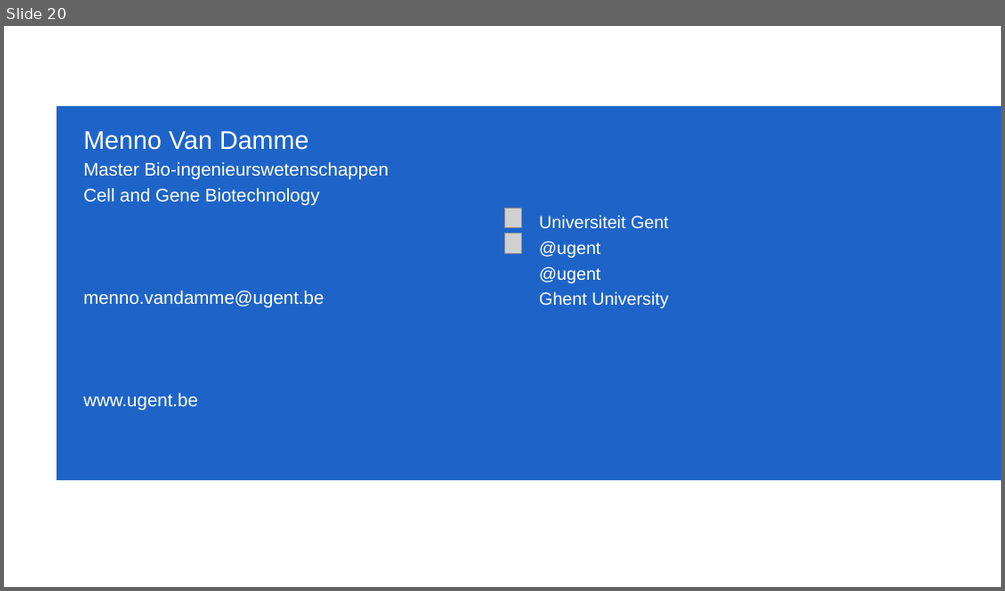
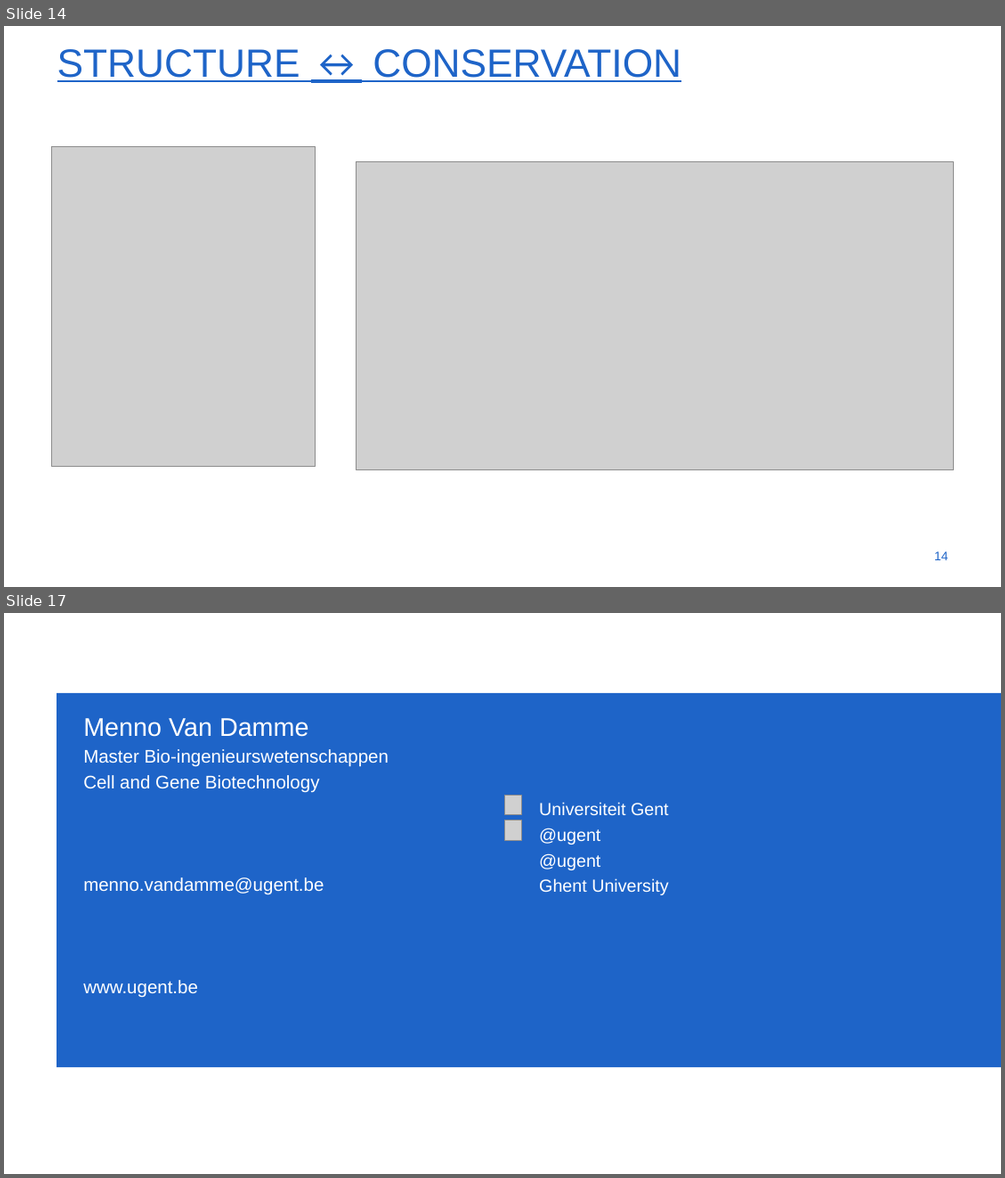
Before and after one commit to menvdamm/MScThesis, a slide deck: Masterthesis_Menno_Van_Damme.pptx. Shown one above the other, each under a label of ours: slide 20 before the commit, slides 14 and 17 after it; the slides between them are not shown. The pictures are 1005x591 and 1005x1178 pixels, drawn with LibreOffice and Linux fonts; fonts in the diff are those of the drawing; grey boxes stand for pictures; background and template pictures are left out. Boxes give left, top, right and bottom in pixels: in the first picture for what was removed or moved away, otherwise in the second. Text is boxed around its words. In the diff, an @@ line names an element or a change of style, - is before the commit and + after.

```diff
--- a/Masterthesis_Menno_Van_Damme.pptx
+++ b/Masterthesis_Menno_Van_Damme.pptx
@@ slide 14 added at [4,26,1001,587], background #FFFFFF @@
@@ title added at [57,49,681,82], 54 pt, text #1E64C8, underline @@
+STRUCTURE ↔ CONSERVATION
@@ picture added at [52,147,316,466] @@
@@ picture added at [356,161,954,469] @@
@@ page number added at [934,551,948,560], 17.1 pt, text #1E64C8 @@
+14
@@ what was slide 20 is now slide 17 @@
```
Also in this commit, not shown: 7 slides changed, 7 other slides added, 11 slides removed.
